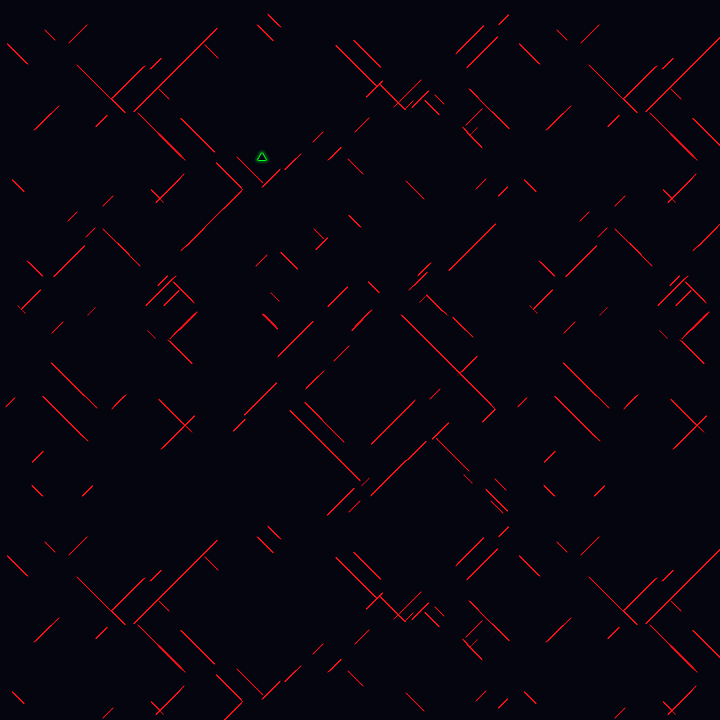
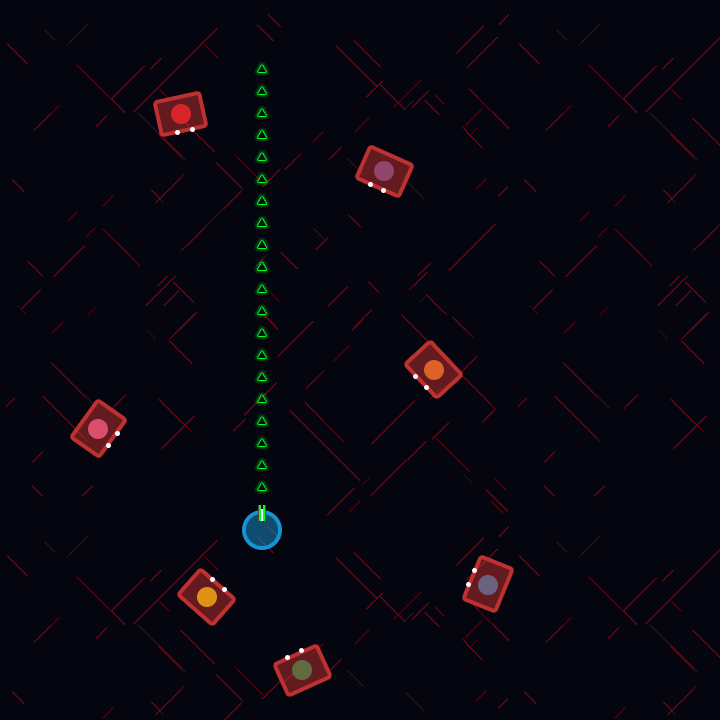
Layer changes from the first 720px x 720px image to the second:
showed group "Groupe 2" (56 layers) over [74, 95, 510, 693]
showed group "Groupe 4 copie 6" (7 layers) over [74, 403, 125, 458]
showed group "Groupe 4 copie 5" (7 layers) over [350, 149, 411, 194]
showed group "Groupe 4 copie 4" (7 layers) over [466, 550, 510, 613]
showed group "Groupe 4 copie 3" (7 layers) over [268, 648, 329, 693]
showed group "Groupe 4 copie 2" (7 layers) over [181, 570, 236, 622]
showed group "Groupe 4 copie" (7 layers) over [150, 95, 208, 135]
showed group "Groupe 4" (7 layers) over [405, 344, 459, 400]
showed "Polygone 1 copie 7" (2nd of 21, in "playerShot") over [258, 175, 266, 182]
showed "Polygone 1 copie 7" (3rd of 21, in "playerShot") over [258, 65, 266, 72]
showed "Polygone 1 copie 7" (4th of 21, in "playerShot") over [258, 87, 266, 94]
showed "Polygone 1 copie 7" (5th of 21, in "playerShot") over [258, 109, 266, 116]
showed "Polygone 1 copie 7" (6th of 21, in "playerShot") over [258, 131, 266, 138]
showed "Polygone 1 copie 7" (7th of 21, in "playerShot") over [258, 197, 266, 204]
showed "Polygone 1 copie 7" (8th of 21, in "playerShot") over [258, 219, 266, 226]
showed "Polygone 1 copie 7" (9th of 21, in "playerShot") over [258, 241, 266, 248]
showed "Polygone 1 copie 7" (11th of 21, in "playerShot") over [258, 131, 266, 138]
showed "Polygone 1 copie 7" (12th of 21, in "playerShot") over [258, 197, 266, 204]
showed "Polygone 1 copie 7" (13th of 21, in "playerShot") over [258, 219, 266, 226]
showed "Polygone 1 copie 7" (14th of 21, in "playerShot") over [258, 241, 266, 248]
showed group "player" (6 layers) over [242, 505, 282, 550]
showed group "Gun" (3 layers) over [258, 505, 266, 521]
showed "Ellipse 1" over [242, 510, 282, 550]
showed "Fond 1" over [5, 13, 720, 720]
…and 18 more changes (18 visibility)
